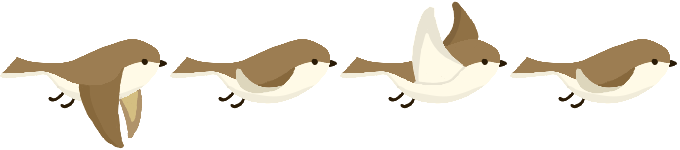
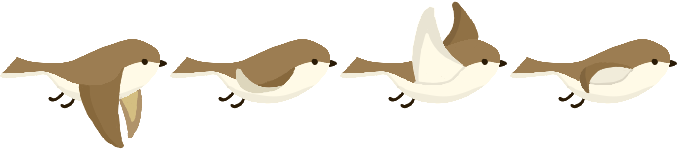
Layers edited between the first and the second 680 x 150 image:
renamed "Copy of Bird - Neutral.png" to "Bird - Neutral Down.png", painted on it over bbox(575, 62, 636, 94)
